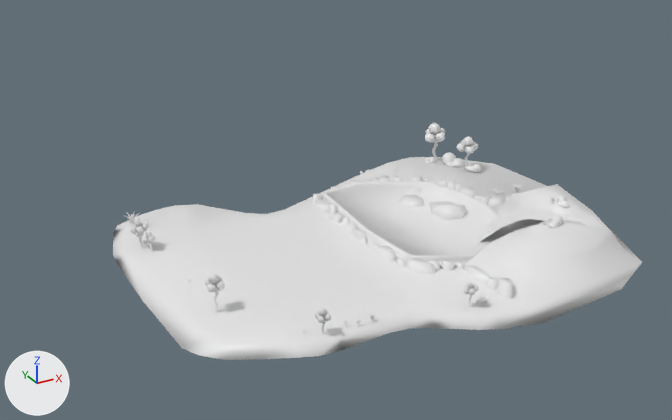
A saved change to the FBX model Assets/_Props/Modulos Isla/B/Cascada2/M&M/M_B_Cascada2_15x12.fbx.
Rendered twice from a camera (50 mm lens) standing at (535.8, -122.6, 54.6) and looking at (599.9, -6.1, -3.6). The lights are fixed; the arrows at lower left show +X, +Y and +Z. Vertices at the same position are counted once.

The first picture shows 'ModuloB15x12'.
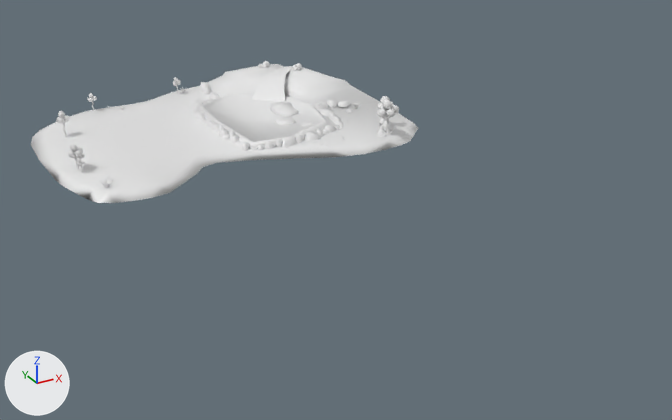
What differs and where, as boxes (x1, y1, x2, y2) in the pictures (672 x 420 px; the box of a moved part takes in the faces that stretch with it):
'ModuloB15x12', reshaped, moved, turned, rescaled
    before: (113, 123, 642, 360)
    after: (31, 61, 418, 203)
part 1 of me_mesh, moved or reshaped
    before: (113, 157, 642, 360)
    after: (31, 64, 418, 203)
part 2 of me_mesh, moved or reshaped
    before: (406, 187, 422, 193)
    after: (300, 122, 312, 126)
part 3 of me_mesh, moved or reshaped
    before: (399, 195, 424, 207)
    after: (274, 116, 296, 125)
part 4 of me_mesh, moved or reshaped
    before: (429, 201, 466, 220)
    after: (270, 102, 299, 117)
part 5 of me_mesh, moved or reshaped
    before: (480, 208, 592, 241)
    after: (252, 67, 292, 101)
part 6 of me_mesh, moved or reshaped
    before: (456, 136, 478, 154)
    after: (378, 96, 394, 110)
part 7 of me_mesh, moved or reshaped (not visible afterwards)
    before: (464, 144, 473, 169)
part 8 of me_mesh, moved or reshaped
    before: (425, 123, 445, 143)
    after: (377, 99, 399, 118)
part 9 of me_mesh, moved or reshaped
    before: (432, 133, 438, 161)
    after: (386, 115, 390, 135)
part 10 of me_mesh, moved or reshaped
    before: (442, 152, 465, 167)
    after: (379, 121, 394, 132)
part 11 of me_mesh, moved or reshaped
    before: (466, 164, 481, 172)
    after: (379, 117, 385, 124)
part 12 of me_mesh, moved or reshaped
    before: (188, 157, 570, 335)
    after: (56, 61, 386, 151)
part 13 of me_mesh, moved or reshaped
    before: (126, 211, 156, 251)
    after: (68, 144, 113, 188)

What changed in the scene script:
```text
Change me_mesh:
    used by ob_modulob15x12; location = (561.7, -2.3, 0.7); rotation_euler = (-1.571, 0.0, -3.142), in degrees (-90, 0, -180); scale = (-1.0, -1.0, -1.0)
    remove me_mesh.from_pydata(...)  # 9206 vertices, 12618 faces; spans x 0.7..67.2, y -1.0..7.4, z -51.4..-0.3
    add me_mesh.from_pydata(...)  # 9206 vertices, 12618 faces; spans x -51.4..-0.3, y -7.4..1.0, z 0.7..67.2
    me_mesh part 1: the loose piece of 200 vertices spanning x 0.7..67.2, y -1.0..5.5, z -51.4..-0.3 is multiplied about the mesh origin by the matrix ((0.0, 0.0, 1.0), (0.0, -1.0, 0.0), (1.0, 0.0, 0.0))
    me_mesh part 2: the loose piece of 18 vertices spanning x 43.9..46.5, y 1.4..1.8, z -16.2..-14.1 is multiplied about the mesh origin by the matrix ((0.0, 0.0, 1.0), (0.0, -1.0, 0.0), (1.0, 0.0, 0.0))
    me_mesh part 3: the loose piece of 18 vertices spanning x 40.9..44.2, y 1.4..2.1, z -20.5..-16.3 is multiplied about the mesh origin by the matrix ((0.0, 0.0, 1.0), (0.0, -1.0, 0.0), (1.0, 0.0, 0.0))
    me_mesh part 4: the loose piece of 30 vertices spanning x 42.9..47.3, y 1.4..2.8, z -26.6..-20.3 is multiplied about the mesh origin by the matrix ((0.0, 0.0, 1.0), (0.0, -1.0, 0.0), (1.0, 0.0, 0.0))
    me_mesh part 5: the loose piece of 14 vertices spanning x 42.6..55.5, y 1.2..5.2, z -42.0..-29.1 is multiplied about the mesh origin by the matrix ((0.0, 0.0, 1.0), (0.0, -1.0, 0.0), (1.0, 0.0, 0.0))
    me_mesh part 6: the loose piece of 242 vertices spanning x 56.6..60.1, y 3.8..6.2, z -11.6..-8.1 is multiplied about the mesh origin by the matrix ((0.0, 0.0, 1.0), (0.0, -1.0, 0.0), (1.0, 0.0, 0.0))
    me_mesh part 7: the loose piece of 124 vertices spanning x 58.0..59.0, y 0.9..5.0, z -10.3..-9.2 is multiplied about the mesh origin by the matrix ((0.0, 0.0, 1.0), (0.0, -1.0, 0.0), (1.0, 0.0, 0.0))
    me_mesh part 8: the loose piece of 242 vertices spanning x 53.7..57.6, y 4.4..7.4, z -6.7..-2.8 is multiplied about the mesh origin by the matrix ((0.0, 0.0, 1.0), (0.0, -1.0, 0.0), (1.0, 0.0, 0.0))
    me_mesh part 9: the loose piece of 124 vertices spanning x 55.0..56.3, y 0.9..5.9, z -5.6..-4.4 is multiplied about the mesh origin by the matrix ((0.0, 0.0, 1.0), (0.0, -1.0, 0.0), (1.0, 0.0, 0.0))
    me_mesh part 10: the loose piece of 134 vertices spanning x 56.0..59.0, y 0.7..2.8, z -9.3..-5.8 is multiplied about the mesh origin by the matrix ((0.0, 0.0, 1.0), (0.0, -1.0, 0.0), (1.0, 0.0, 0.0))
    me_mesh part 11: the loose piece of 134 vertices spanning x 57.8..59.6, y 0.8..2.1, z -12.3..-10.2 is multiplied about the mesh origin by the matrix ((0.0, 0.0, 1.0), (0.0, -1.0, 0.0), (1.0, 0.0, 0.0))
    me_mesh part 12: 6008 of 9206 vertices moved; they spanned x 5.9..59.7, y 0.8..6.7, z -47.7..-3.3 and now span x -47.7..-4.1, y -6.7..-0.4, z 5.9..59.7; mean shift (-68.6, -5.4, 68.7); largest move (54.5, 5.6, -37.3) -> (-37.3, -5.6, 54.5)
    me_mesh part 13: 1658 of 9206 vertices moved; they spanned x 3.1..7.9, y 0.8..5.6, z -15.6..-3.7 and now span x -15.6..-3.7, y -5.6..-0.8, z 3.1..7.9; mean shift (-16.2, -4.9, 16.3); largest move (5.4, 3.2, -15.4) -> (-15.4, -3.2, 5.4)
Change ob_modulob15x12:
    ob_modulob15x12.scale: (-1.0, -1.0, -1.0) -> (1.0, 1.0, 1.0)
    ob_modulob15x12.location: (561.7, -2.3, 0.7) -> (561.7, 2.3, 0.7)
    ob_modulob15x12.rotation_euler: (-1.571, 0.0, -3.142) -> (-1.571, 0.0, -1.571)  # degrees (-90, 0, -180) -> degrees (-90, 0, -90)
```
